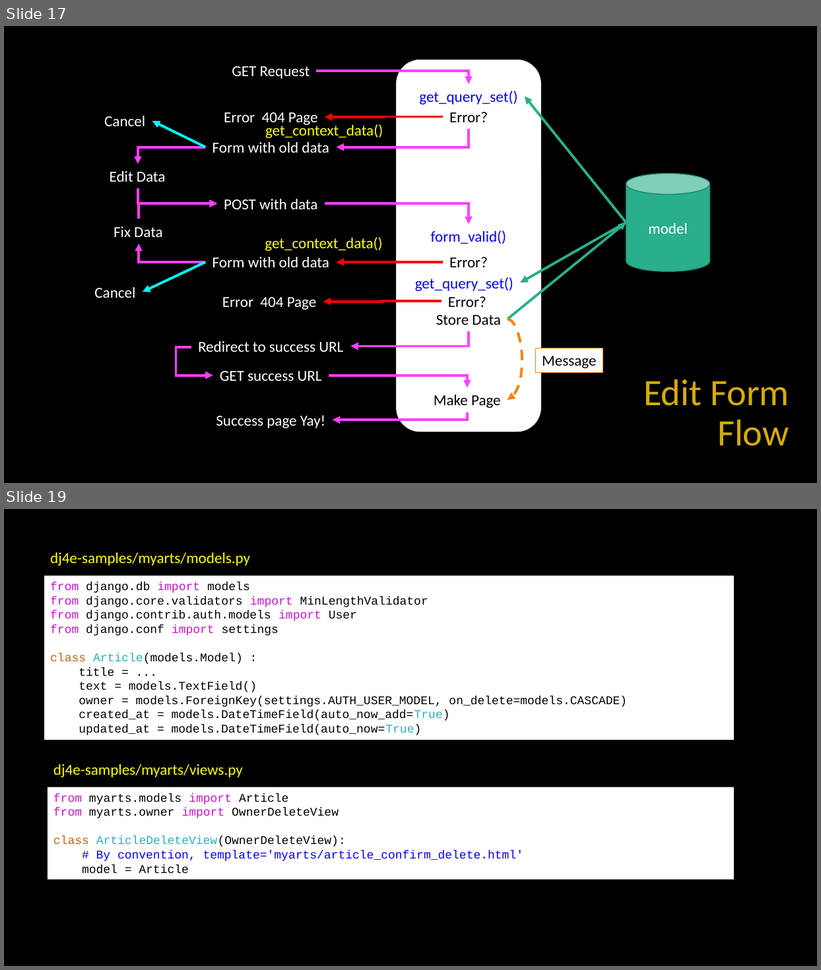
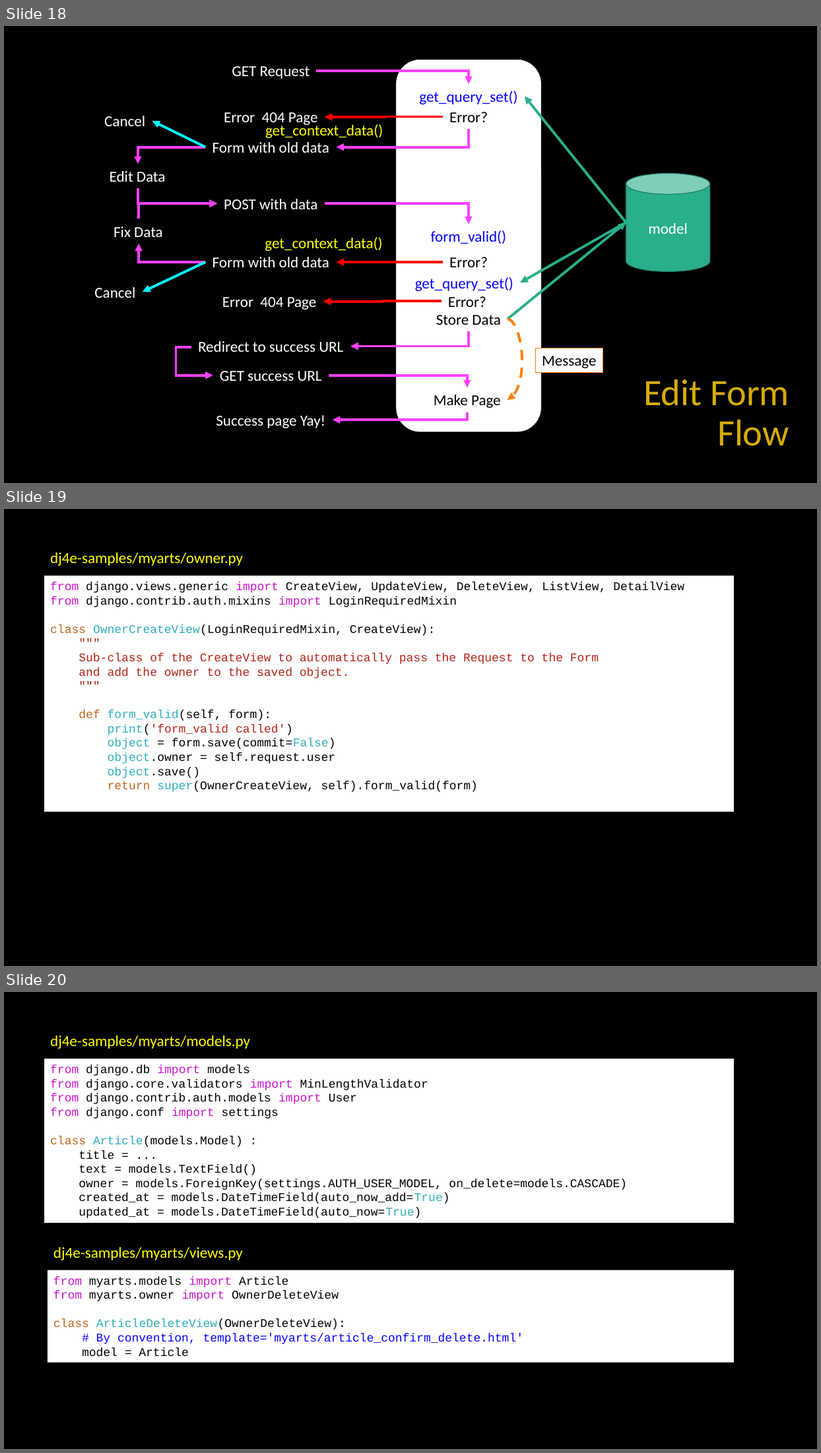
Before and after one commit to csev/dj4e, a slide deck: lectures/DJ-12-Owned-Rows.pptx. Shown one above the other, each under a label of ours: slides 17 and 19 before the commit, slides 18, 19 and 20 after it; the slides between them are not shown. The pictures are 821x970 and 821x1453 pixels, drawn with LibreOffice and Linux fonts; fonts in the diff are those of the drawing. Boxes give left, top, right and bottom in pixels: in the first picture for what was removed or moved away, otherwise in the second. Text is boxed around its words. In the diff, an @@ line names an element or a change of style, - is before the commit and + after.

```diff
--- a/lectures/DJ-12-Owned-Rows.pptx
+++ b/lectures/DJ-12-Owned-Rows.pptx
@@ slide 19 added at (4, 509, 817, 966), background #000000 @@
@@ text added at (50, 553, 243, 566), 18 pt, text #FFFF00 @@
+dj4e-samples/myarts/owner.py
@@ rectangle added at (44, 576, 734, 811), fill #FFFFFF, 14 pt, text #000000 @@
+from django.views.generic import CreateView, UpdateView, DeleteView, ListView, DetailView
+from django.contrib.auth.mixins import LoginRequiredMixin
+class OwnerCreateView(LoginRequiredMixin, CreateView):
+"""
+Sub-class of the CreateView to automatically pass the Request to the Form
+and add the owner to the saved object.
+"""
+def form_valid(self, form):
+print('form_valid called')
+object = form.save(commit=False)
+object.owner = self.request.user
+object.save()
+return super(OwnerCreateView, self).form_valid(form)
@@ what was slide 17 is now slide 18 @@
@@ what was slide 19 is now slide 20 @@
```
Also in this commit, not shown: 4 slides changed, 1 other slide added, 1 slide removed, 1 other file.
